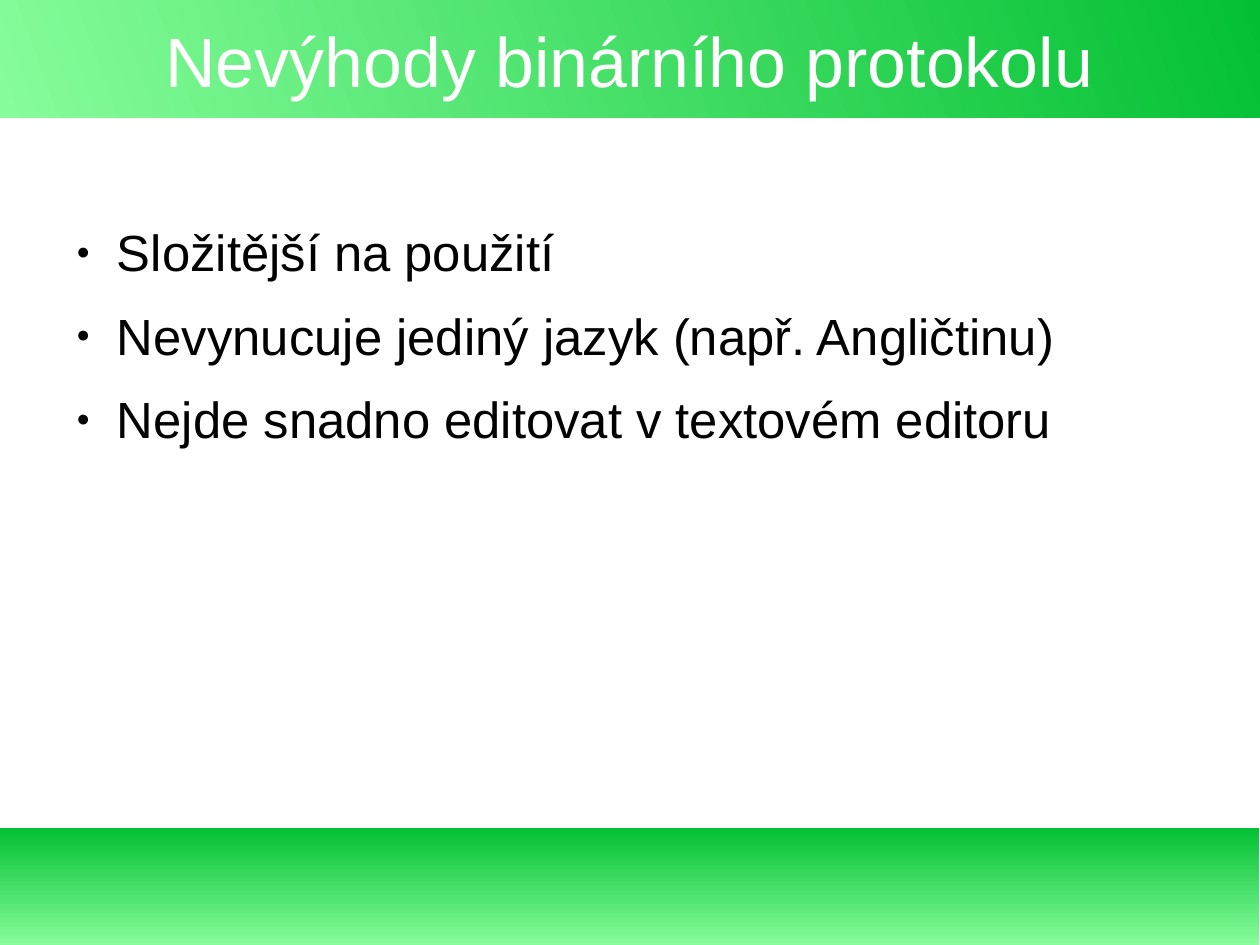
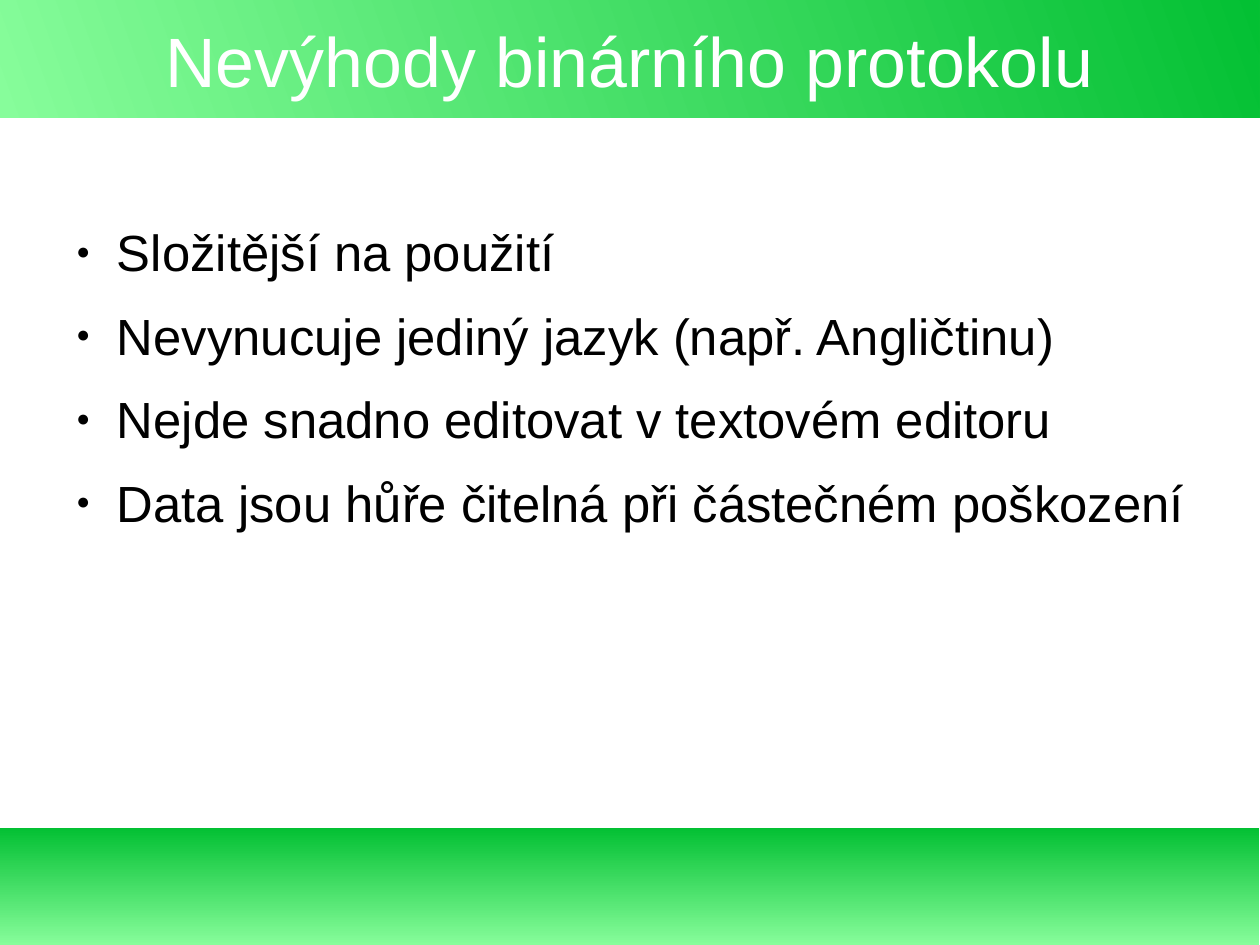
Before and after one commit to exbin/xbup-doc, a slide deck: slide 3 of presentation/XBUP Overview.odp. Drawn at 1260x945 pixels with LibreOffice and Linux fonts; fonts in the diff are those of the drawing. Boxes give left, top, right and bottom in pixels: in the first picture for what was removed or moved away, otherwise in the second. Text is boxed around its words. In the diff, an @@ line names an element or a change of style, - is before the commit and + after.

```diff
--- a/presentation/XBUP Overview.odp
+++ b/presentation/XBUP Overview.odp
@@ text at [117, 481, 1184, 532]: paragraph added @@
+● Data jsou hůře čitelná při částečném poškození
```
Also in this commit, not shown: 3 other slides changed, 3 other files.
